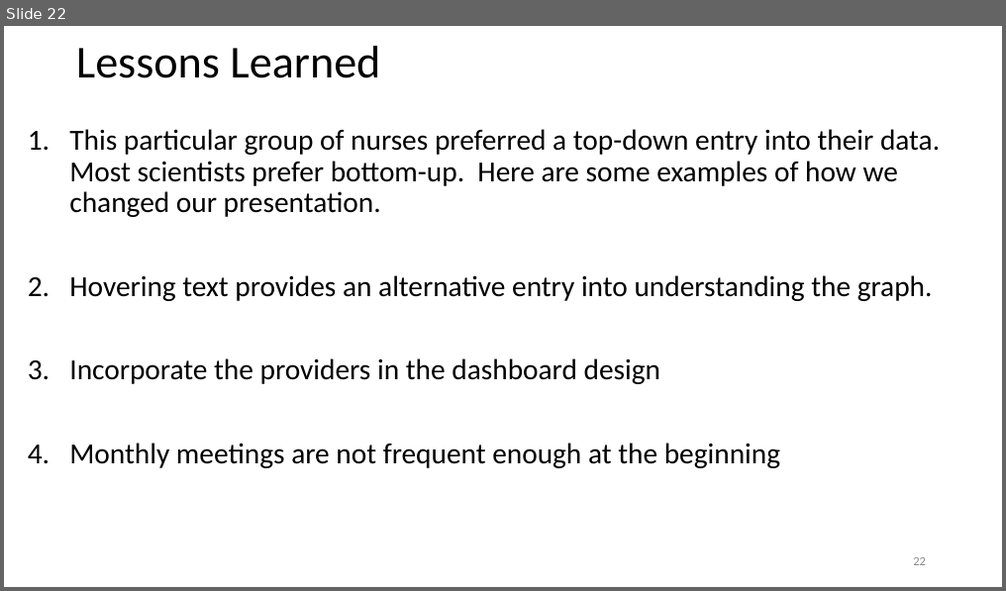
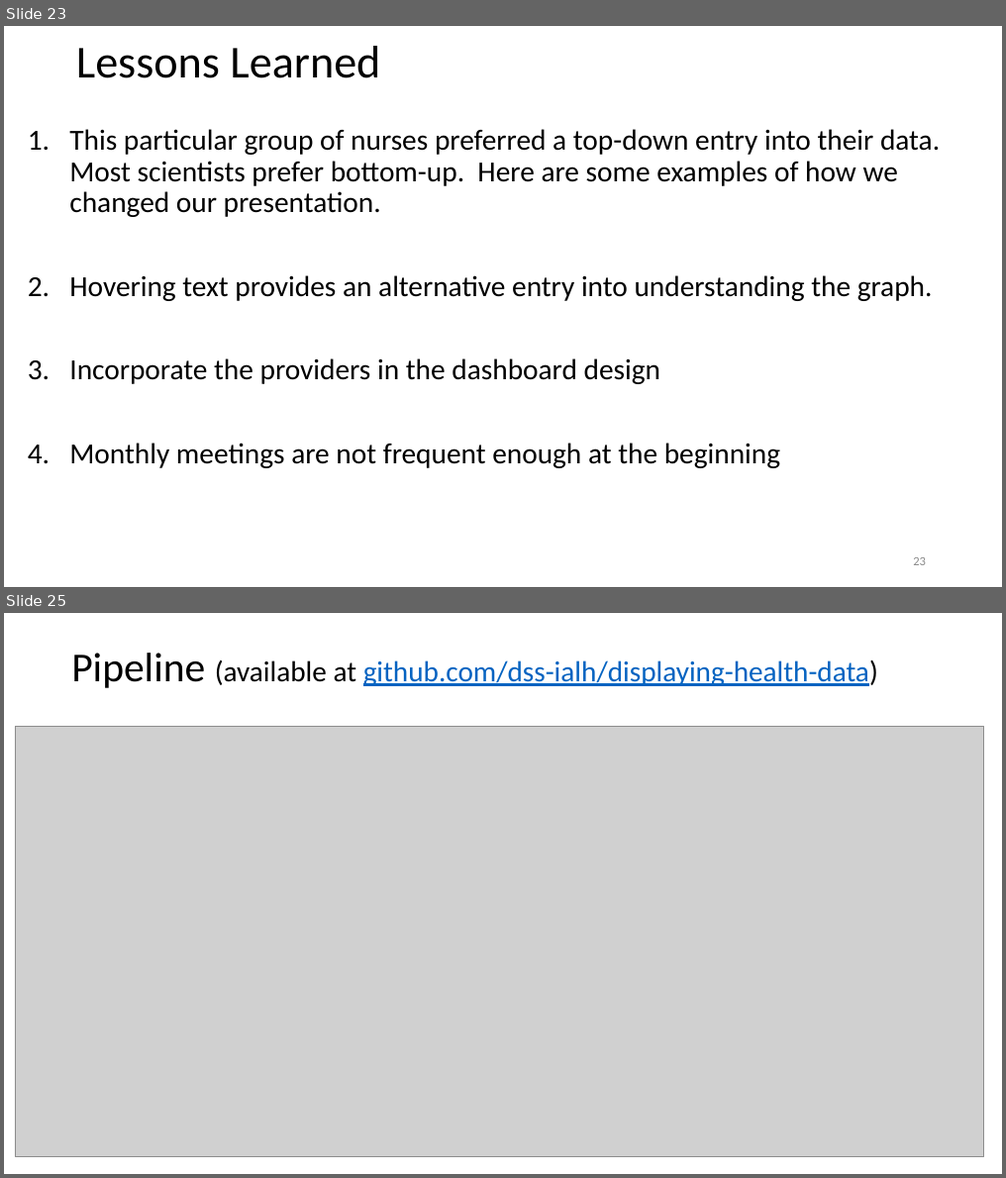
Before and after one commit to dss-ialh/displaying-health-data, a slide deck: documentation/products/beasley/dhd-2018-uvic-3-a-beasley-2018-11-29.pptx. Shown one above the other, each under a label of ours: slide 22 before the commit, slides 23 and 25 after it; the slides between them are not shown. The pictures are 1006x591 and 1006x1178 pixels, drawn with LibreOffice and Linux fonts; fonts in the diff are those of the drawing; grey boxes stand for pictures. Boxes give left, top, right and bottom in pixels: in the first picture for what was removed or moved away, otherwise in the second. Text is boxed around its words. In the diff, an @@ line names an element or a change of style, - is before the commit and + after.

```diff
--- a/documentation/products/beasley/dhd-2018-uvic-3-a-beasley-2018-11-29.pptx
+++ b/documentation/products/beasley/dhd-2018-uvic-3-a-beasley-2018-11-29.pptx
@@ slide 25 added at [4, 613, 1002, 1174], background #FFFFFF @@
@@ title added at [71, 653, 878, 688], 27.9 pt, text #0563C1, underline @@
+Pipeline (available at github.com/dss-ialh/displaying-health-data)
@@ picture added at [15, 727, 984, 1157] @@
@@ page number added at [913, 1142, 926, 1157], 12 pt, text #8C8C8C @@
+25
@@ what was slide 22 is now slide 23 @@
```
Also in this commit, not shown: 4 slides changed, 2 other slides added, 1 slide removed, 1 other file.
